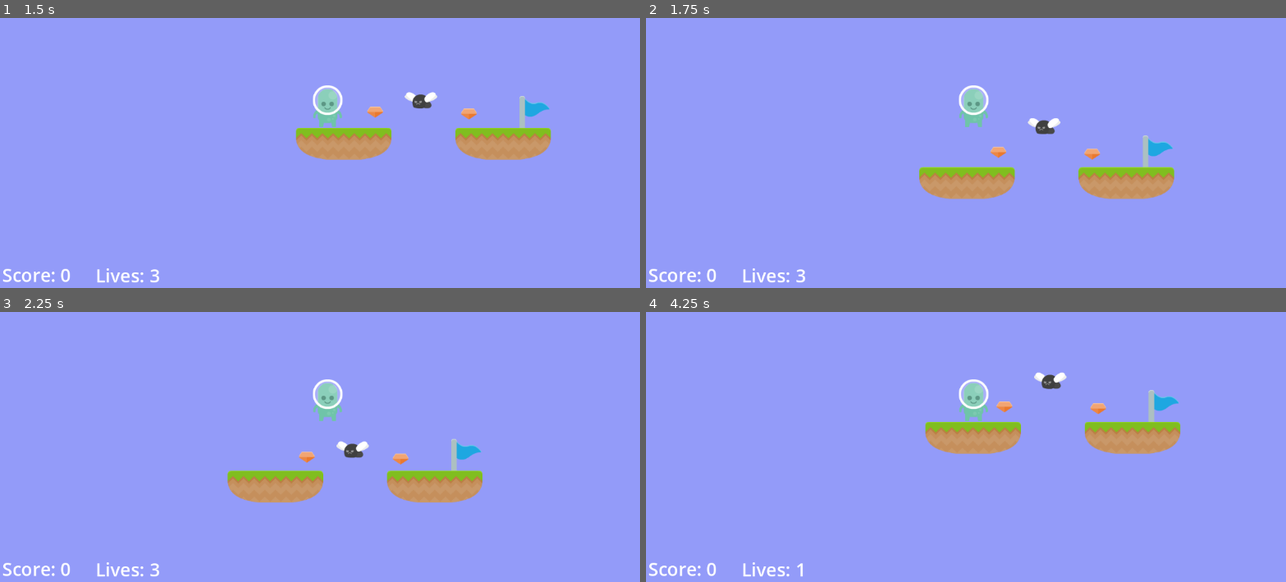
Above: before the commit, frames 1-4 (two rows, left to right).
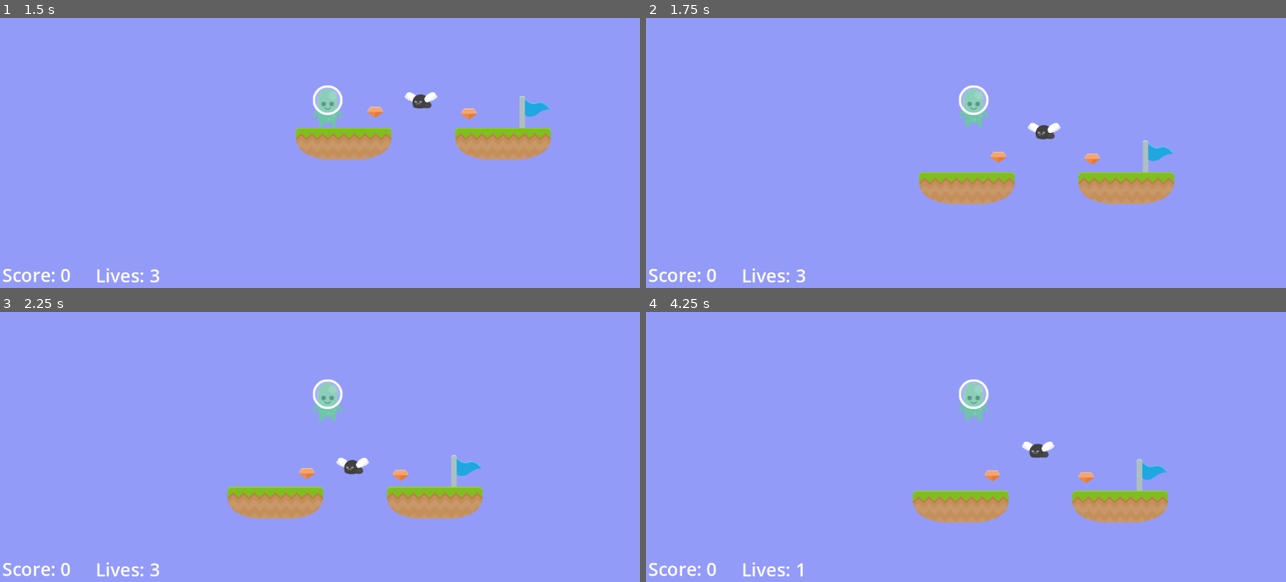
Above: after the commit, the same moments.

Repository: adrianschofield/unshaped-godot-2dplatformer
Game: Godot game, scene res://Scenes/level_0.tscn
Same seed, same stepped clock (60 frames per second), same inputs: the game is played once before the commit and once after it. Sound files missing from this copy of the repository are replaced by a short silence.
Inputs:
- Up to frame 1 (1.5 s): click "Start" at 0.5 s; hold Right from 1.28 s (still down)
- Up to frame 2 (1.75 s): keep holding Right; tap Space at 1.52 s
- Up to frame 3 (2.25 s): keep holding Right
- Up to frame 4 (4.25 s): tap Space at 2.27, 3.77 s; release Right at 2.78 s; hold Left 2.78-3.53 s; hold Right from 3.53 s (still down)

Frame 1 is identical in both runs. In frame 2, 2.7% of the frame differs, in the area x 42-83%, y 37-69%; in frame 3, 5.5%; in frame 4, 7.7%, in the area x 41-84%, y 22-79%.

Commit message:
Updated jump height

Diff:
--- a/Scripts/player.gd
+++ b/Scripts/player.gd
@@ -1,7 +1,7 @@
 extends CharacterBody2D
 
 var move_speed : float = 200.0
-var jump_force : float = 500.0
+var jump_force : float = 550.0
 var gravity : float = 1000.0
 
 # define when the player is out of bounds
